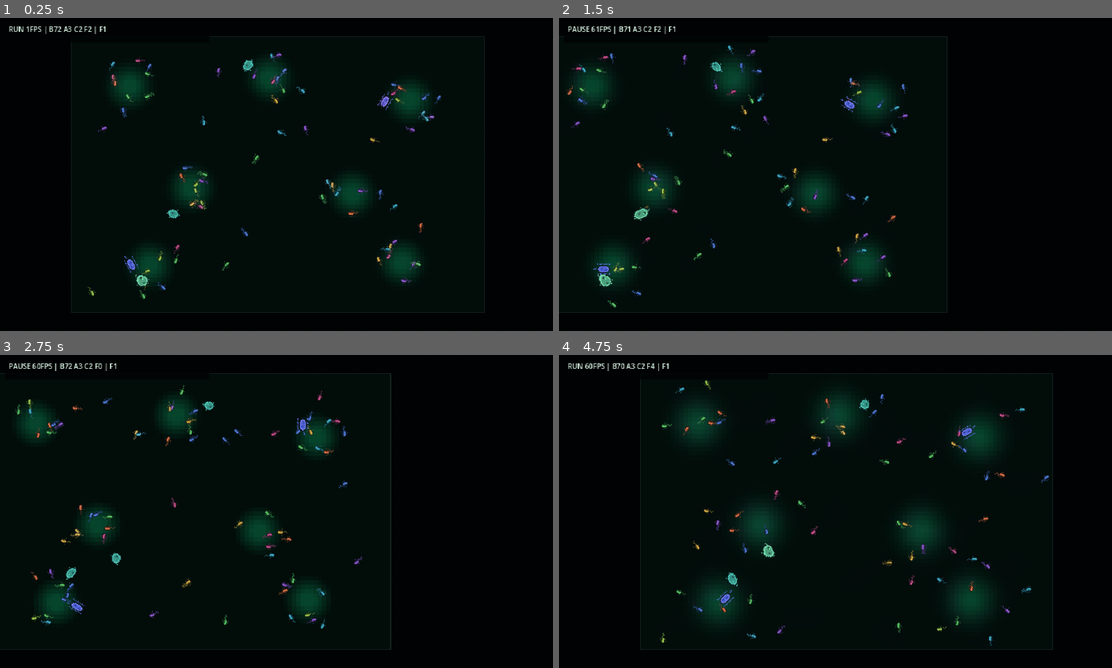
Above: before the commit, frames 1-4 (two rows, left to right).
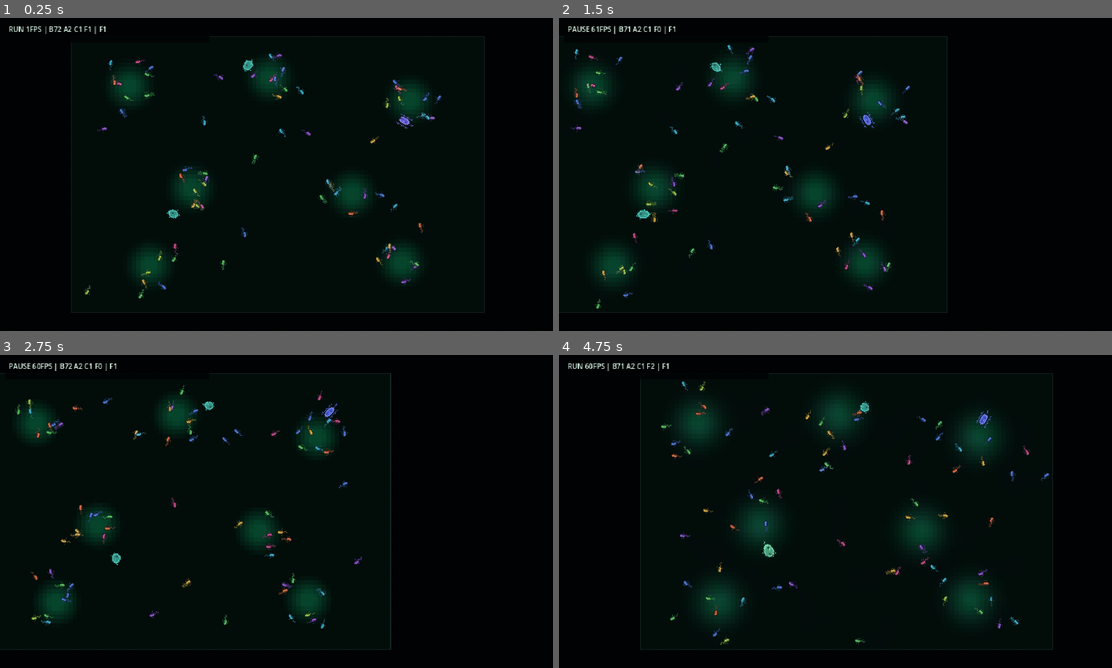
Above: after the commit, the same moments.

Repository: Rzbck/MicroC0re
Game: Godot game, scene res://src/app/main.tscn
The game is run twice, just before and just after one commit, with the same random seed, the same clock (stepped at 60 frames per second) and the same inputs.
Inputs (mouse positions are in pixels of both pictures, inside the frame that each line leads up to):
- Up to frame 1 (0.25 s): no input
- Up to frame 2 (1.5 s): tap Enter at 0.5 s; move the mouse to (957, 158) at 0.52 s; hold D 0.53-1.25 s; tap F at 0.6 s; click (957, 158) at 0.67 s; tap Space at 0.77 s; drag from (724, 190) to (807, 237) at 1.27 s
- Up to frame 3 (2.75 s): move the mouse to (331, 442) at 2.02 s; hold D from 2.03 s (still down); tap N at 2.1 s
- Up to frame 4 (4.75 s): release D at 2.75 s; drag from (807, 574) to (669, 464) at 2.77 s; move the mouse to (1001, 558) at 3.52 s; hold A 3.53-4.25 s; tap 2 at 3.6 s; tap Space at 3.77 s; drag from (669, 464) to (752, 433) at 4.27 s

The runs differ from the first frame. In frame 1, 1.6% of the frame differs, in the area x 12-80%, y 2-90%; in frame 2, 2.3%; in frame 3, 0.3%; in frame 4, 2.4%, in the area x 11-89%, y 2-93%.

Commit message:
evolution: add staged plasmid conjugation and retune trophic balance

Diff:
--- a/src/simulation/petri_simulation.gd
+++ b/src/simulation/petri_simulation.gd
@@ -102,6 +102,12 @@
 var adhesion_pull: float = 0.17
 var adhesion_memory: float = 0.22
 
+# Direct-contact plasmid conjugation.
+var conjugation_contact_rate: float = 0.28
+var conjugation_duration: float = 1.15
+var conjugation_break_distance: float = 2.8
+var conjugation_pull: float = 0.10
+
 # Amoeboid/protist ecology. This is intentionally a distinct organism class:
 # bacteria do not magically fuse into blobs. The larger cell deforms, hunts,
 # and visibly engulfs bacterial prey over time.
@@ -110,7 +116,7 @@
 var protozoan_engulf_distance: float = 4.2
 var protozoan_engulf_duration: float = 1.35
 var protozoan_maintenance: float = 0.065
-var protozoan_reproduction_energy: float = 13.5
+var protozoan_reproduction_energy: float = 18.5
 
 # Fast ciliate-like grazer: a second predator guild that sweeps dense prey
 # patches. Fewer, faster predators help regulate bacterial blooms without
@@ -120,7 +126,7 @@
 var ciliate_feed_distance: float = 3.4
 var ciliate_feed_duration: float = 0.62
 var ciliate_maintenance: float = 0.090
-var ciliate_reproduction_energy: float = 11.5
+var ciliate_reproduction_energy: float = 16.5
 
 
 func _init(seed_value: int = 1) -> void:
@@ -179,7 +185,7 @@
 
 	# A few large amoeboid predators make the ecology observable immediately:
 	# they chase nearby bacteria and engulf them with a staged deformation.
-	for proto_index in range(3):
+	for proto_index in range(2):
 		var proto_margin: float = 14.0
 		var proto_source: Vector2 = nutrient_sources[
 			(proto_index * 2 + 1) % nutrient_sources.size()
@@ -211,7 +217,7 @@
 
 	# Faster ciliate-like grazers patrol dense bacterial patches and create a
 	# second top-down pressure with a different movement/feeding strategy.
-	for ciliate_index in range(2):
+	for ciliate_index in range(1):
 		var ciliate_margin: float = 12.0
 		var ciliate_source: Vector2 = nutrient_sources[
 			(ciliate_index * 3 + 2) % nutrient_sources.size()
@@ -327,6 +333,7 @@
 		_mechanics_accumulator -= MECHANICS_DT
 	mechanics_ms_last = float(Time.get_ticks_usec() - mechanics_start) / 1000.0
 
+	_advance_gene_transfers(dt)
 	_advance_protozoa(dt)
 	_advance_ciliates(dt)
 
@@ -490,7 +497,7 @@
 		prey.engulfed_by_id = -1
 		proto.energy = minf(
 			20.0,
-			float(proto.energy) + 2.5 + float(prey.length) * 0.35
+			float(proto.energy) + 1.35 + float(prey.length) * 0.18
 		)
 		proto.finish_engulf()
 
@@ -498,7 +505,7 @@
 func _divide_protozoan(parent: Variant) -> Array:
 	var axis: Vector2 = Vector2.RIGHT.rotated(float(parent.angle))
 	var offset: Vector2 = axis.orthogonal() * float(parent.radius) * 0.65
-	var daughter_energy: float = float(parent.energy) * 0.47
+	var daughter_energy: float = float(parent.energy) * 0.44
 
 	var a: Variant = ProtozoanScript.new(
 		_allocate_id(),
@@ -516,7 +523,7 @@
 	for daughter in [a, b]:
 		daughter.inherit_and_mutate(parent, rng)
 		daughter.energy = daughter_energy
-		daughter.cooldown = 1.1
+		daughter.cooldown = 2.8
 		_constrain_protozoan(daughter)
 
 	return [a, b]
@@ -700,7 +707,7 @@
 		prey.engulfed_by_id = -1
 		ciliate.energy = minf(
 			16.0,
-			float(ciliate.energy) + 1.8 + float(prey.length) * 0.26
+			float(ciliate.energy) + 0.95 + float(prey.length) * 0.14
 		)
 		ciliate.finish_feed()
 
@@ -726,7 +733,7 @@
 	for daughter in [a, b]:
 		daughter.inherit_and_mutate(parent, rng)
 		daughter.energy = daughter_energy
-		daughter.cooldown = 0.9
+		daughter.cooldown = 2.2
 		_constrain_ciliate(daughter)
 
 	return [a, b]
@@ -764,6 +771,159 @@
 	if int(prey.engulfed_by_id) == predator_id:
 		prey.engulfed_by_id = -1
 		prey.engulf_progress = 0.0
+
+
+func _advance_gene_transfers(dt: float) -> void:
+	for recipient in bacteria:
+		if int(recipient.transfer_role) != int(BacteriumScript.TRANSFER_RECIPIENT):
+			continue
+
+		var donor: Variant = find_cell_by_id(int(recipient.transfer_partner_id))
+		if (
+			donor == null
+			or bool(donor.dying)
+			or bool(donor.consumed)
+			or int(donor.transfer_role) != int(BacteriumScript.TRANSFER_DONOR)
+			or int(donor.transfer_partner_id) != int(recipient.id)
+		):
+			recipient.clear_transfer_state()
+			continue
+
+		var delta: Vector2 = Vector2(recipient.position) - Vector2(donor.position)
+		if delta.length() > conjugation_break_distance:
+			donor.clear_transfer_state()
+			recipient.clear_transfer_state()
+			continue
+
+		# Weakly hold the mating pair together while the bridge is active.
+		var midpoint: Vector2 = (
+			Vector2(donor.position) + Vector2(recipient.position)
+		) * 0.5
+		donor.position = Vector2(donor.position).lerp(
+			midpoint,
+			clampf(dt * conjugation_pull, 0.0, 1.0)
+		)
+		recipient.position = Vector2(recipient.position).lerp(
+			midpoint,
+			clampf(dt * conjugation_pull, 0.0, 1.0)
+		)
+
+		var progress: float = minf(
+			1.0,
+			float(recipient.transfer_progress)
+			+ dt / maxf(0.001, conjugation_duration)
+		)
+		recipient.transfer_progress = progress
+		donor.transfer_progress = progress
+
+		if progress < 1.0:
+			continue
+
+		var missing_mask: int = (
+			int(donor.plasmid_mask) & ~int(recipient.plasmid_mask)
+		)
+		var candidates := PackedInt32Array()
+		for bit in [
+			BacteriumScript.PLASMID_CONJUGATION,
+			BacteriumScript.PLASMID_SCAVENGE,
+			BacteriumScript.PLASMID_ADHESION,
+			BacteriumScript.PLASMID_STRESS,
+		]:
+			if (missing_mask & int(bit)) != 0:
+				candidates.append(int(bit))
+
+		if not candidates.is_empty():
+			var chosen: int = candidates[rng.randi_range(0, candidates.size() - 1)]
+			recipient.plasmid_mask = int(recipient.plasmid_mask) | chosen
+			recipient.hgt_events = int(recipient.hgt_events) + 1
+			if chosen == int(BacteriumScript.PLASMID_CONJUGATION):
+				recipient.pili_count = maxi(int(recipient.pili_count), 4)
+
+		donor.clear_transfer_state()
+		recipient.clear_transfer_state()
+
+
+func _maybe_start_conjugation(
+	a: Variant,
+	b: Variant,
+	distance: float,
+	target_distance: float
+) -> void:
+	if distance > target_distance + 0.22:
+		return
+	if (
+		int(a.transfer_role) != int(BacteriumScript.TRANSFER_NONE)
+		or int(b.transfer_role) != int(BacteriumScript.TRANSFER_NONE)
+		or bool(a.dividing)
+		or bool(b.dividing)
+		or bool(a.dying)
+		or bool(b.dying)
+	):
+		return
+
+	var donor: Variant = null
+	var recipient: Variant = null
+	var missing_ab: int = int(a.plasmid_mask) & ~int(b.plasmid_mask)
+	var missing_ba: int = int(b.plasmid_mask) & ~int(a.plasmid_mask)
+
+	if (
+		a.has_plasmid(BacteriumScript.PLASMID_CONJUGATION)
+		and missing_ab != 0
+	):
+		donor = a
+		recipient = b
+	elif (
+		b.has_plasmid(BacteriumScript.PLASMID_CONJUGATION)
+		and missing_ba != 0
+	):
+		donor = b
+		recipient = a
+
+	if donor == null:
+		return
+
+	var pili_factor: float = clampf(
+		float(donor.pili_count) / 4.0,
+		0.5,
+		2.0
+	)
+	var probability: float = 1.0 - exp(
+		-conjugation_contact_rate * pili_factor * MECHANICS_DT
+	)
+	if rng.randf() >= probability:
+		return
+
+	donor.transfer_role = BacteriumScript.TRANSFER_DONOR
+	donor.transfer_partner_id = int(recipient.id)
+	donor.transfer_progress = 0.0
+	recipient.transfer_role = BacteriumScript.TRANSFER_RECIPIENT
+	recipient.transfer_partner_id = int(donor.id)
+	recipient.transfer_progress = 0.0
+
+
+func _plasmid_uptake_factor(cell: Variant) -> float:
+	return 1.16 if cell.has_plasmid(BacteriumScript.PLASMID_SCAVENGE) else 1.0
+
+
+func _plasmid_adhesion_factor(cell: Variant) -> float:
+	return 1.18 if cell.has_plasmid(BacteriumScript.PLASMID_ADHESION) else 1.0
+
+
+func _plasmid_maintenance_factor(cell: Variant) -> float:
+	return 0.88 if cell.has_plasmid(BacteriumScript.PLASMID_STRESS) else 1.0
+
+
+func _plasmid_burden(cell: Variant) -> float:
+	var modules: int = 0
+	for bit in [
+		BacteriumScript.PLASMID_CONJUGATION,
+		BacteriumScript.PLASMID_SCAVENGE,
+		BacteriumScript.PLASMID_ADHESION,
+		BacteriumScript.PLASMID_STRESS,
+	]:
+		if cell.has_plasmid(bit):
+			modules += 1
+	return 0.0018 * float(modules)
 
 
 func _advance_cell(cell: Variant, dt: float) -> void:
@@ -845,7 +1005,9 @@
 		)
 		+ uptake_capacity_cost * maxf(0.0, float(cell.gene_uptake) - 0.75)
 		+ 0.006 * maxf(0.0, float(cell.gene_adhesion) - 0.7)
-	)
+		+ _plasmid_burden(cell)
+	)
+	morphology_cost *= _plasmid_maintenance_factor(cell)
 	cell.energy = float(cell.energy) - (locomotion_cost + morphology_cost) * dt
 
 	if consumed > 0.0 and not bool(cell.dividing):
@@ -1112,7 +1274,8 @@
 			normal = -normal
 
 	var adhesion_gene: float = (
-		float(a.gene_adhesion) + float(b.gene_adhesion)
+		float(a.gene_adhesion) * _plasmid_adhesion_factor(a)
+		+ float(b.gene_adhesion) * _plasmid_adhesion_factor(b)
 	) * 0.5
 
 	if adhesion_gene > 0.92:
@@ -1130,6 +1293,8 @@
 			a.position = Vector2(a.position) + pull
 			b.position = Vector2(b.position) - pull
 			return
+
+	_maybe_start_conjugation(a, b, distance, target_distance)
 
 	if distance >= target_distance:
 		return
